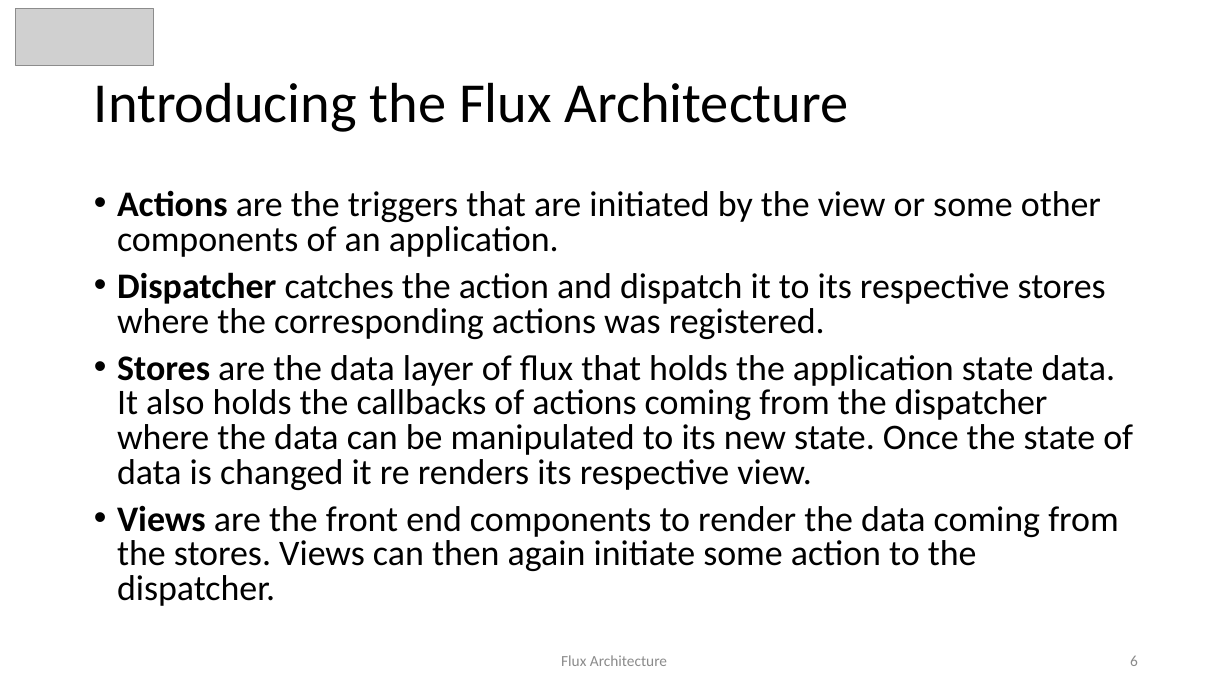
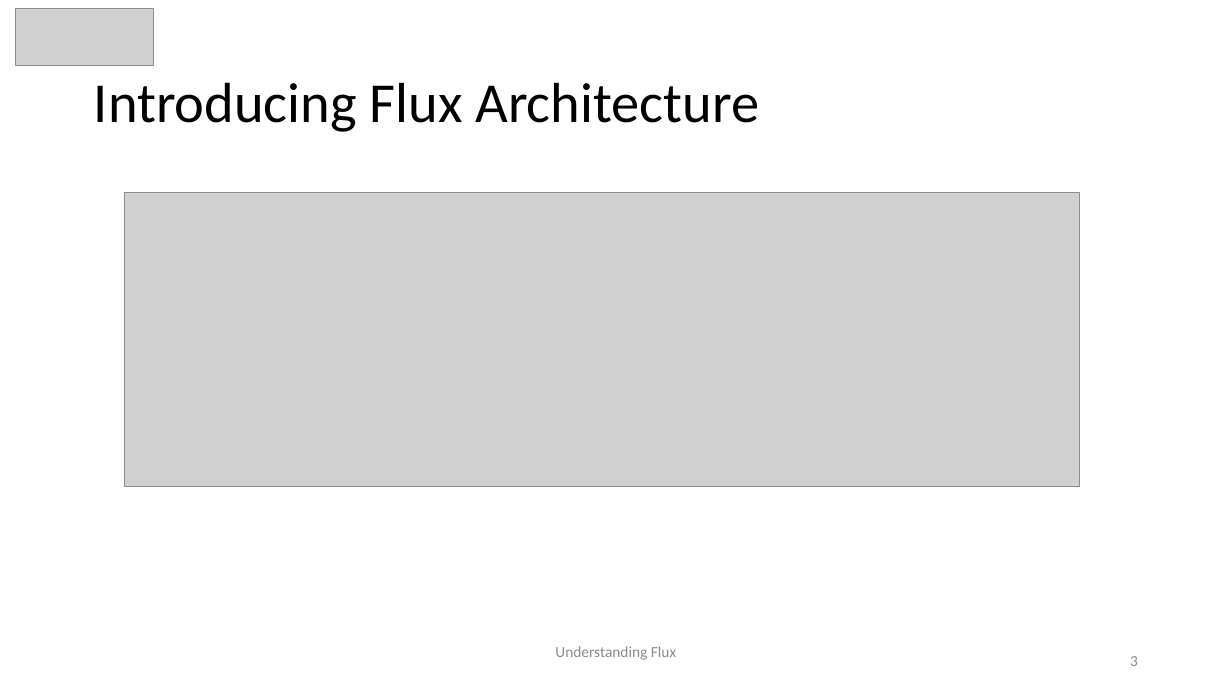
Before and after one commit to awahab29/samplealt, a slide deck: slide 3 of React.pptx (slide 6 before the commit). Drawn at 1232x693 pixels with LibreOffice and Linux fonts; fonts in the diff are those of the drawing; grey boxes stand for pictures. Boxes give left, top, right and bottom in pixels: in the first picture for what was removed or moved away, otherwise in the second. Text is boxed around its words. In the diff, an @@ line names an element or a change of style, - is before the commit and + after.

```diff
--- a/React.pptx
+++ b/React.pptx
@@ title at (94, 82, 759, 132): text changed @@
-Introducing the Flux Architecture
+Introducing Flux Architecture
@@ text removed at (117, 190, 1133, 606) @@
-• Actions are the triggers that are initiated by the view or some other components of an application.
-• Dispatcher catches the action and dispatch it to its respective stores where the corresponding actions was registered.
-• Stores are the data layer of flux that holds the application state data. It also holds the callbacks of actions coming from the dispatcher where the data can be manipulated to its new state. Once the state of data is changed it re renders its respective view.
-• Views are the front end components to render the data coming from the stores. Views can then again initiate some action to the dispatcher.
@@ picture added at (124, 192, 1080, 487) @@
@@ text at (555, 646, 676, 660): text changed @@
-Flux Architecture
+Understanding Flux
@@ page number at (1130, 656, 1138, 666): text changed @@
-6
+3
```
Also in this commit, not shown: 14 other slides changed, 7 slides added, 3 slides removed.
